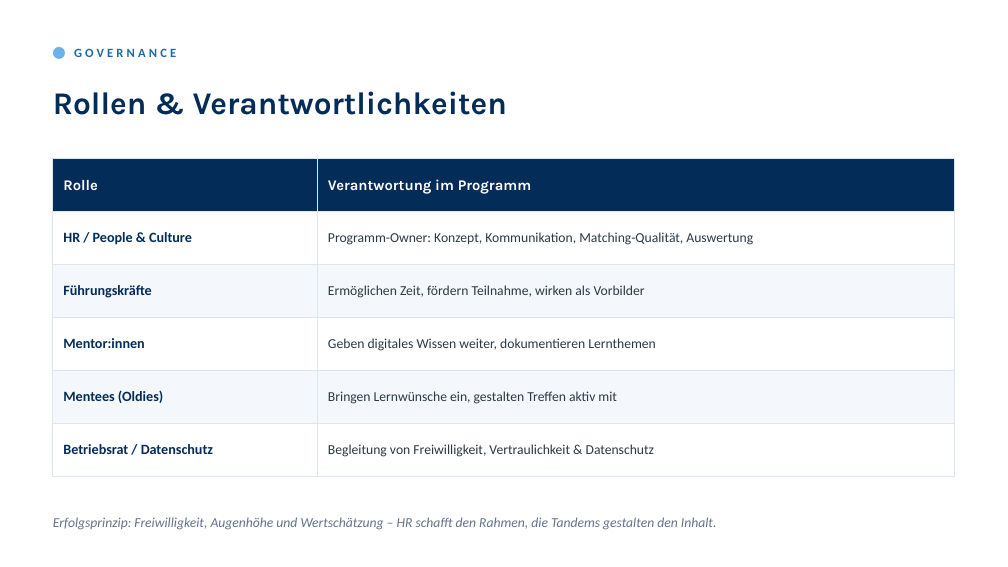
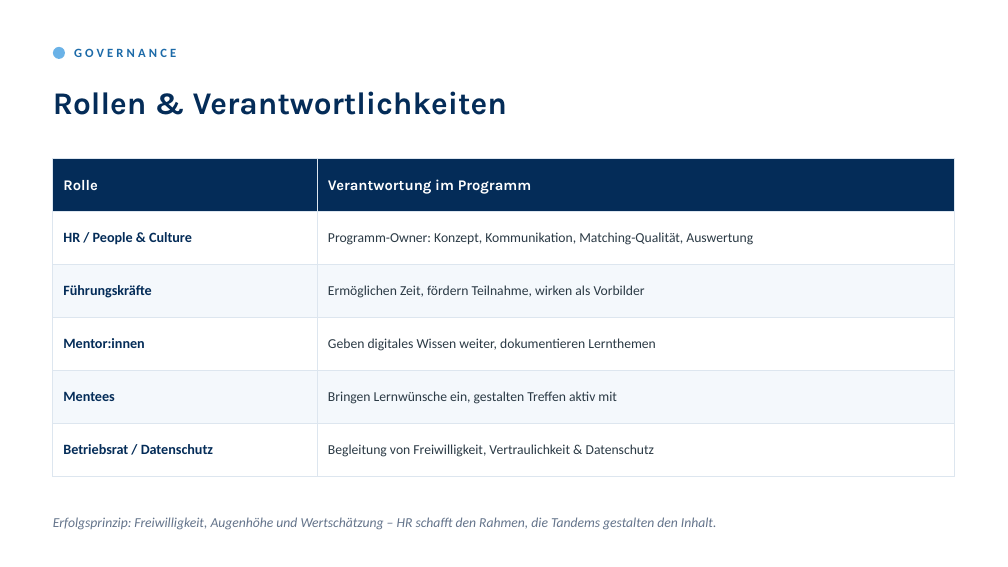
Before and after one commit to jensynCC/DigitalTogether, a slide deck: slide 6 of deck/DigitalTogether_HR-Strategie.pptx. Drawn at 1008x567 pixels with LibreOffice and Linux fonts; fonts in the diff are those of the drawing. Boxes give left, top, right and bottom in pixels: in the first picture for what was removed or moved away, otherwise in the second. Text is boxed around its words. In the diff, an @@ line names an element or a change of style, - is before the commit and + after.

```diff
--- a/deck/DigitalTogether_HR-Strategie.pptx
+++ b/deck/DigitalTogether_HR-Strategie.pptx
@@ table at [53, 159, 955, 461] @@
-row 5, column 1: Mentees (Oldies)
+row 5, column 1: Mentees
```
Also in this commit, not shown: 3 other slides changed, 6 other files.
